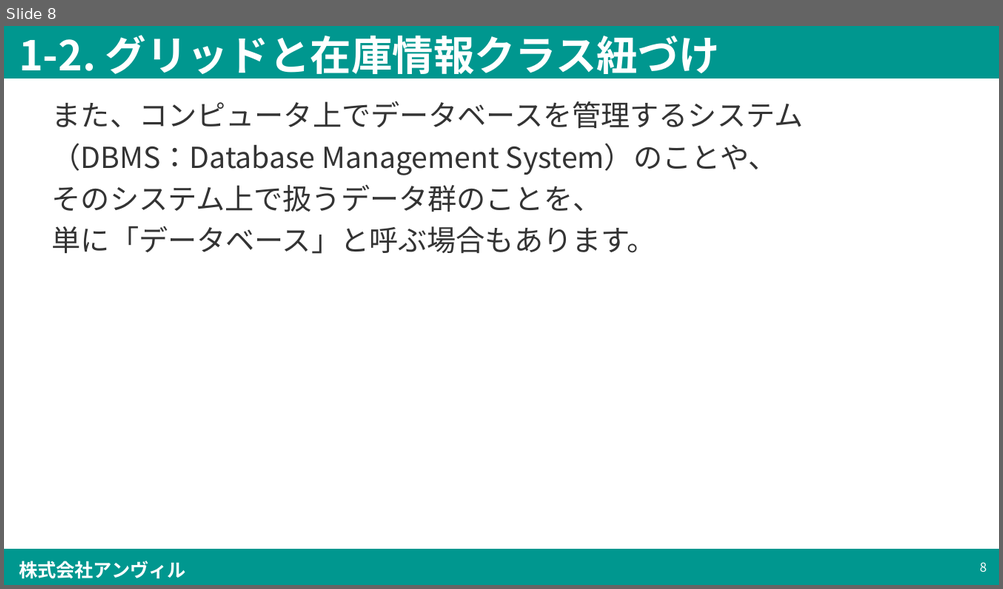
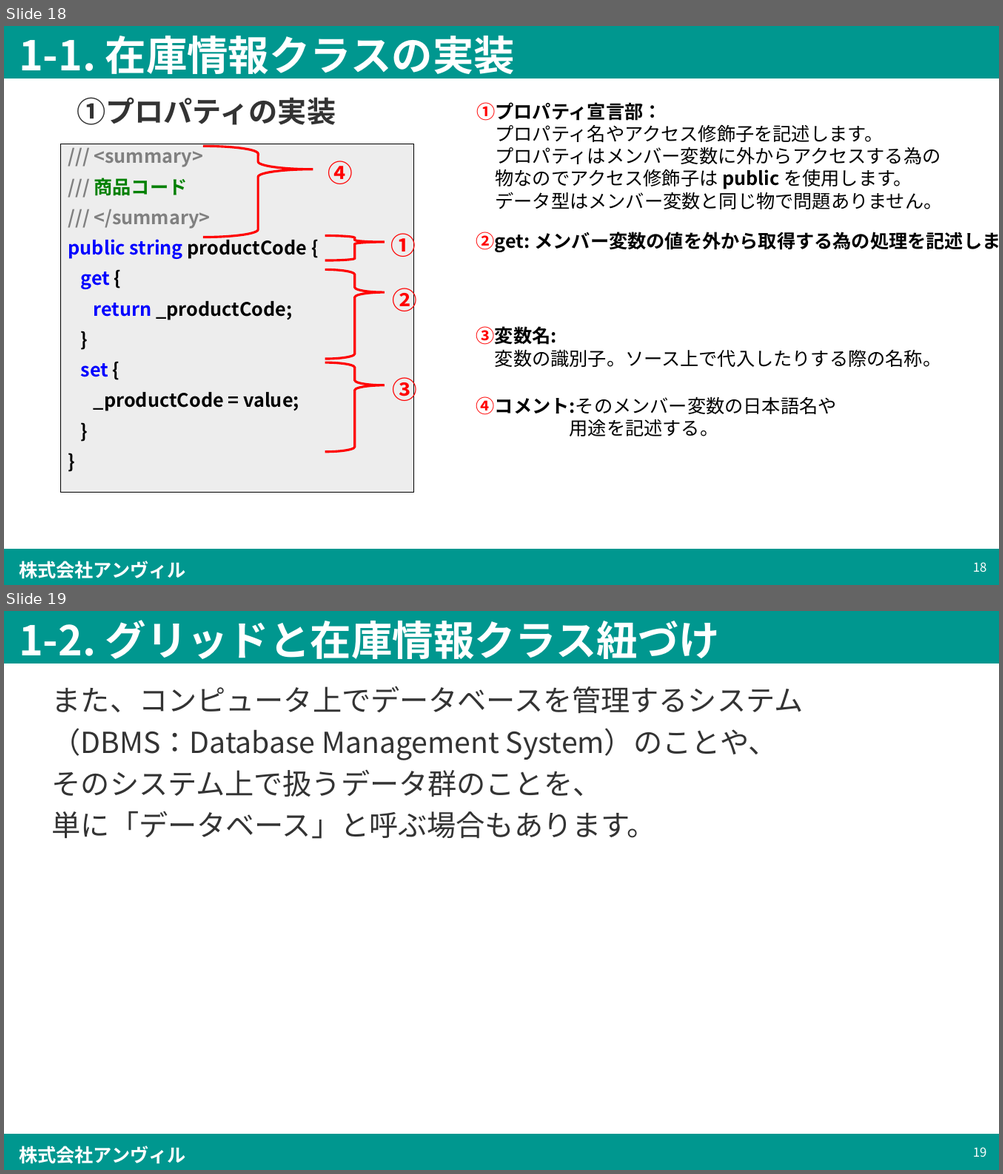
Before and after one commit to simada-anvil/trainingSample, a slide deck: trainingSample/[Anvil]プログラミング入門(仮題) (第1.0版) .pptx. Shown one above the other, each under a label of ours: slide 8 before the commit, slides 18 and 19 after it. The pictures are 1003x589 and 1003x1174 pixels, drawn with LibreOffice and Linux fonts; fonts in the diff are those of the drawing; background and template pictures are left out. Boxes give left, top, right and bottom in pixels: in the first picture for what was removed or moved away, otherwise in the second. Text is boxed around its words. In the diff, an @@ line names an element or a change of style, - is before the commit and + after.

```diff
--- a/trainingSample/[Anvil]プログラミング入門(仮題) (第1.0版) .pptx
+++ b/trainingSample/[Anvil]プログラミング入門(仮題) (第1.0版) .pptx
@@ slide 18 added at box(4, 26, 999, 585), background #FFFFFF; not listed: 3 template elements that a slide beside it also shows @@
@@ title added at box(19, 36, 515, 81), 39.6 pt, text #FFFFFF, bold @@
+1-1. 在庫情報クラスの実装
@@ text added at box(77, 97, 336, 125), 28 pt, text #333333, bold @@
+①プロパティの実装
@@ text added at box(476, 102, 942, 210), 18 pt, text #000000 @@
+①プロパティ宣言部：
+プロパティ名やアクセス修飾子を記述します。
+プロパティはメンバー変数に外からアクセスする為の
+物なのでアクセス修飾子は public を使用します。
+データ型はメンバー変数と同じ物で問題ありません。
@@ rectangle added at box(61, 144, 414, 492), fill #EDEDED, outline #000000 0.75 pt, 18 pt, text #000000, bold @@
+/// <summary>
+/// 商品コード
+/// </summary>
+public string productCode {
+get {
+return _productCode;
+}
+set {
+_productCode = value;
+}
+}
@@ right brace added at box(203, 146, 313, 237), outline #FF0000 2.25 pt @@
@@ text added at box(327, 161, 353, 184), 24 pt, text #FF0000, bold @@
+④
@@ right brace added at box(325, 235, 384, 261), outline #FF0000 2.25 pt @@
@@ text added at box(390, 229, 415, 261), 24 pt, text #FF0000, bold @@
+①
@@ text added at box(476, 232, 999, 252), 18 pt, text #000000, bold @@
+②get: メンバー変数の値を外から取得する為の処理を記述します。
@@ right brace added at box(325, 270, 384, 360), outline #FF0000 2.25 pt @@
@@ text added at box(392, 284, 418, 316), 24 pt, text #FF0000, bold @@
+②
@@ text added at box(476, 326, 942, 367), 18 pt, text #000000 @@
+③変数名:
+変数の識別子。ソース上で代入したりする際の名称。
@@ right brace added at box(325, 363, 384, 453), outline #FF0000 2.25 pt @@
@@ text added at box(392, 373, 418, 406), 24 pt, text #FF0000, bold @@
+③
@@ text added at box(476, 397, 836, 437), 18 pt, text #000000 @@
+④コメント:そのメンバー変数の日本語名や
+用途を記述する。
@@ page number added at box(973, 562, 987, 573), 12 pt, text #FFFFFF @@
+18
@@ what was slide 8 is now slide 19 @@
@@ page number at box(973, 1147, 987, 1157): text changed @@
-8
+19
```
Also in this commit, not shown: 1 slide changed, 11 other slides added, 1 slide removed, 2 other files.
